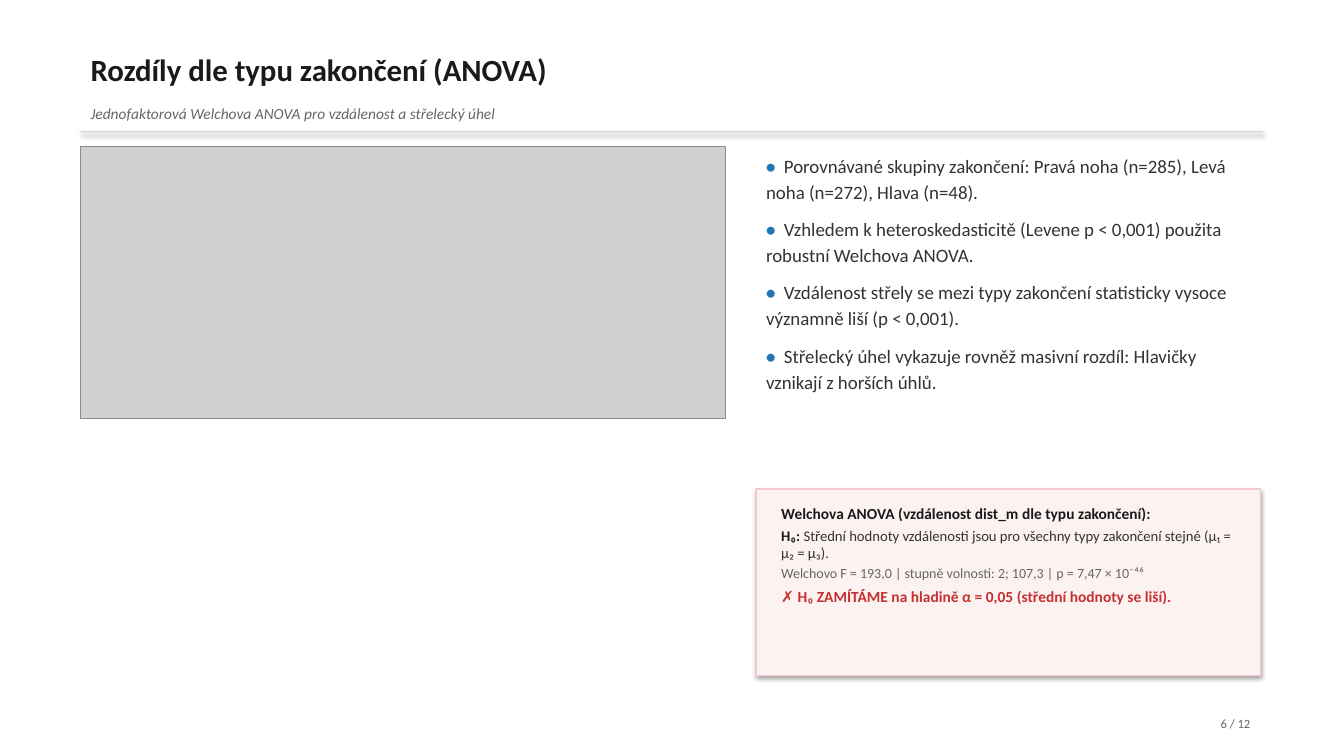
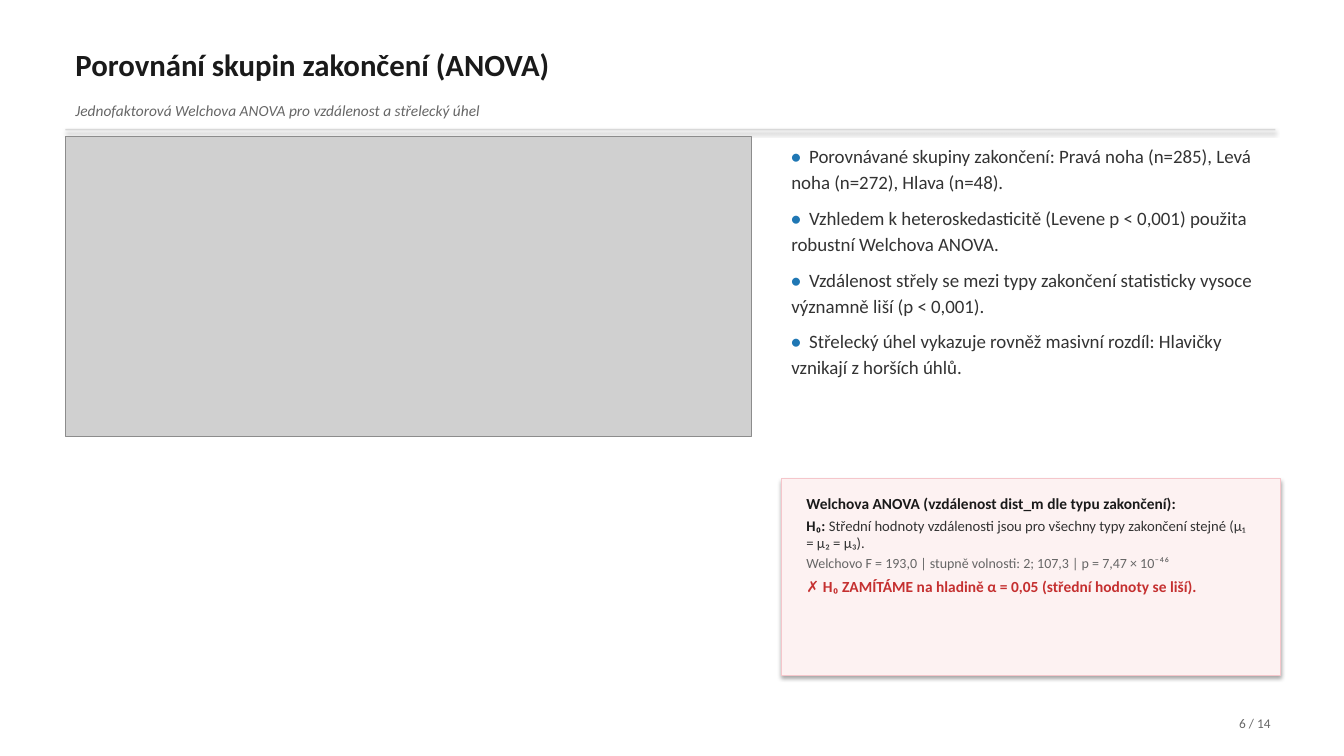
Before and after one commit to jkrejcikova/VMM_project_02, a slide deck: slide 6 of prezentace/prezentace_strelecka_uspesnost.pptx. Drawn at 1344x756 pixels with LibreOffice and Linux fonts; fonts in the diff are those of the drawing; grey boxes stand for pictures. Boxes give left, top, right and bottom in pixels: in the first picture for what was removed or moved away, otherwise in the second. Text is boxed around its words. In the diff, an @@ line names an element or a change of style, - is before the commit and + after.

```diff
--- a/prezentace/prezentace_strelecka_uspesnost.pptx
+++ b/prezentace/prezentace_strelecka_uspesnost.pptx
@@ text at box(75, 53, 549, 81): text changed @@
-Rozdíly dle typu zakončení (ANOVA)
+Porovnání skupin zakončení (ANOVA)
@@ text "Jednofaktorová Welchova ANOVA pro vzdálenost ...": place and size @@
-text "Jednofaktorová Welchova ANOVA pro vzdálenost ..." at box(91, 108, 495, 122)
+text "Jednofaktorová Welchova ANOVA pro vzdálenost ..." at box(75, 105, 480, 119)
@@ picture: place and size @@
-picture at box(81, 146, 726, 418)
+picture at box(66, 136, 751, 437)
@@ rectangle: place and size @@
-rectangle at box(81, 131, 1263, 132)
+rectangle at box(66, 129, 1275, 130)
@@ text "• Porovnávané skupiny zakončení: Pravá ...": place and size @@
-text "• Porovnávané skupiny zakončení: Pravá ..." at box(766, 159, 1227, 393)
+text "• Porovnávané skupiny zakončení: Pravá ..." at box(791, 149, 1252, 378)
@@ text "• Porovnávané skupiny zakončení: Pravá ..." at box(791, 149, 1252, 378): less space between paragraphs @@
@@ rectangle: place and size @@
-rectangle at box(756, 489, 1260, 676)
+rectangle at box(781, 479, 1280, 676)
@@ text "Welchova ANOVA (vzdálenost dist_m dle ...": place and size @@
-text "Welchova ANOVA (vzdálenost dist_m dle ..." at box(781, 508, 1220, 605)
+text "Welchova ANOVA (vzdálenost dist_m dle ..." at box(806, 497, 1245, 595)
@@ text at box(1239, 719, 1270, 728): text changed; size 9 to 9.5 pt @@
-6 / 12
+6 / 14
```
Also in this commit, not shown: 11 other slides changed, 2 slides added, 22 other files.
